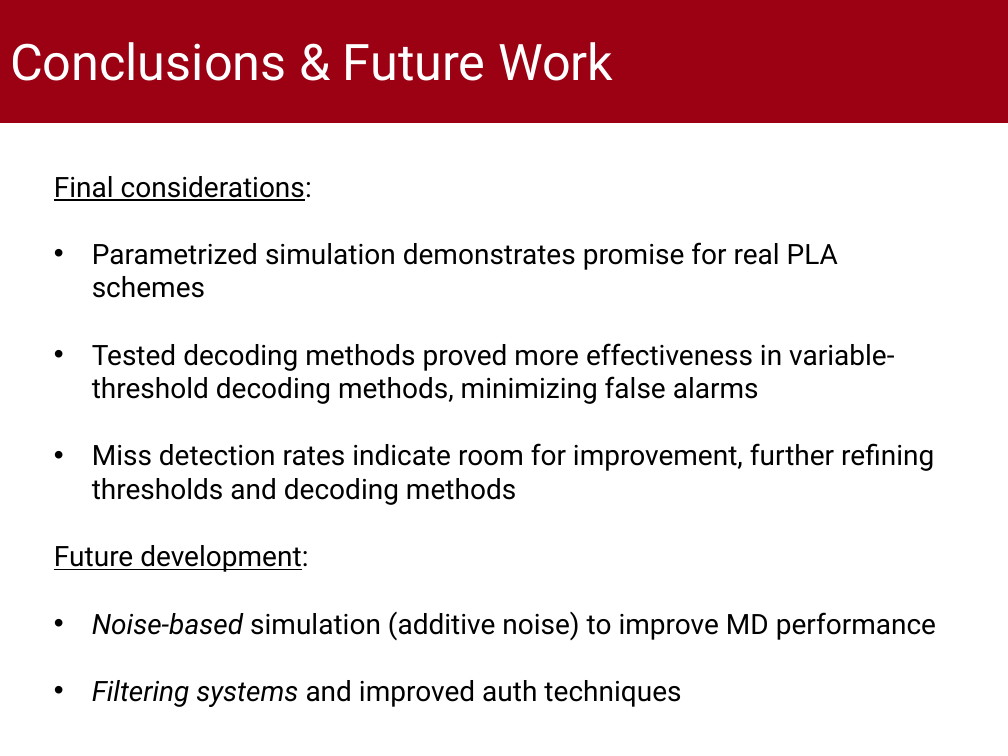
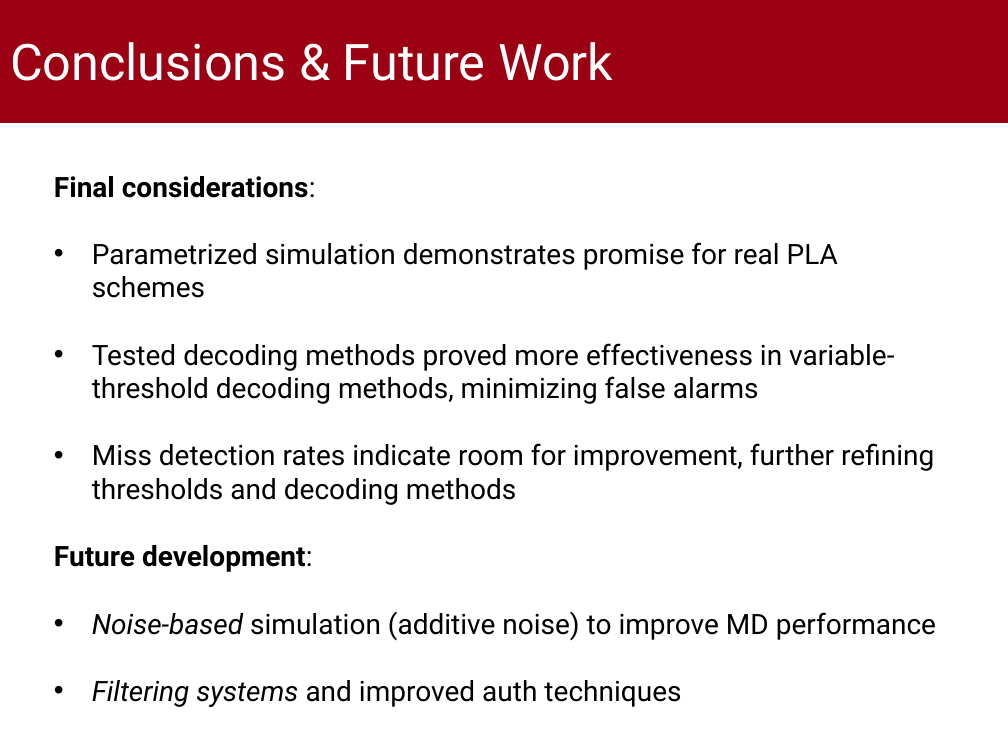
Before and after one commit to gabrielrovesti/PLA-Bluetooth-Environment, a slide deck: slide 10 of Third Part - Physical Layer Device Authentication/Slides/PLA Bluetooth Environment.pptx. Drawn at 1008x756 pixels with LibreOffice and Linux fonts; fonts in the diff are those of the drawing; background and template pictures are left out. Boxes give left, top, right and bottom in pixels: in the first picture for what was removed or moved away, otherwise in the second. Text is boxed around its words. In the diff, an @@ line names an element or a change of style, - is before the commit and + after.

```diff
--- a/Third Part - Physical Layer Device Authentication/Slides/PLA Bluetooth Environment.pptx
+++ b/Third Part - Physical Layer Device Authentication/Slides/PLA Bluetooth Environment.pptx
@@ text at <box>54,176,316,572</box>: bold on, underline off in "Final considerations:", "Future development:" @@
```
Also in this commit, not shown: 6 other slides changed.
